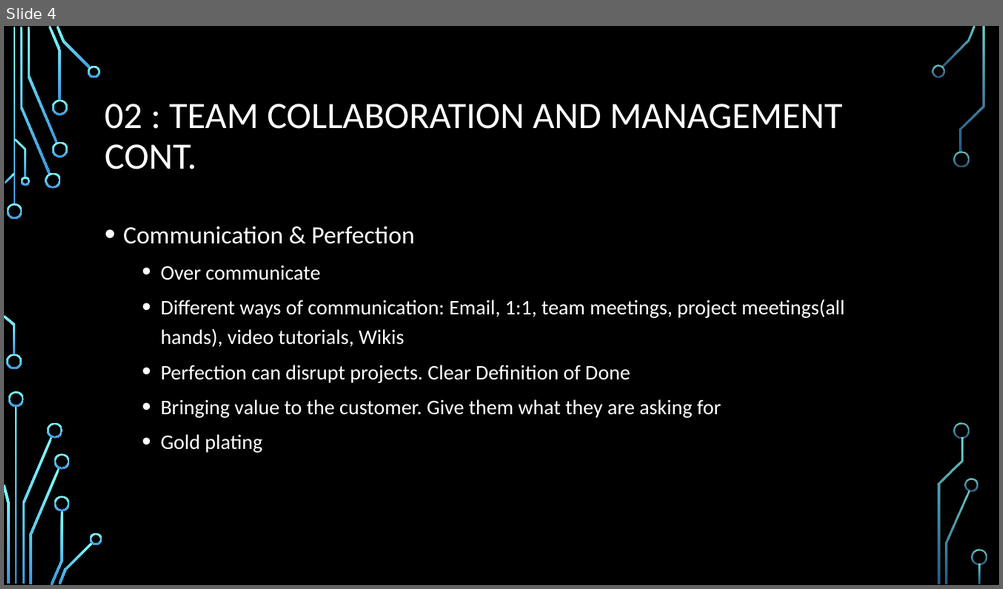
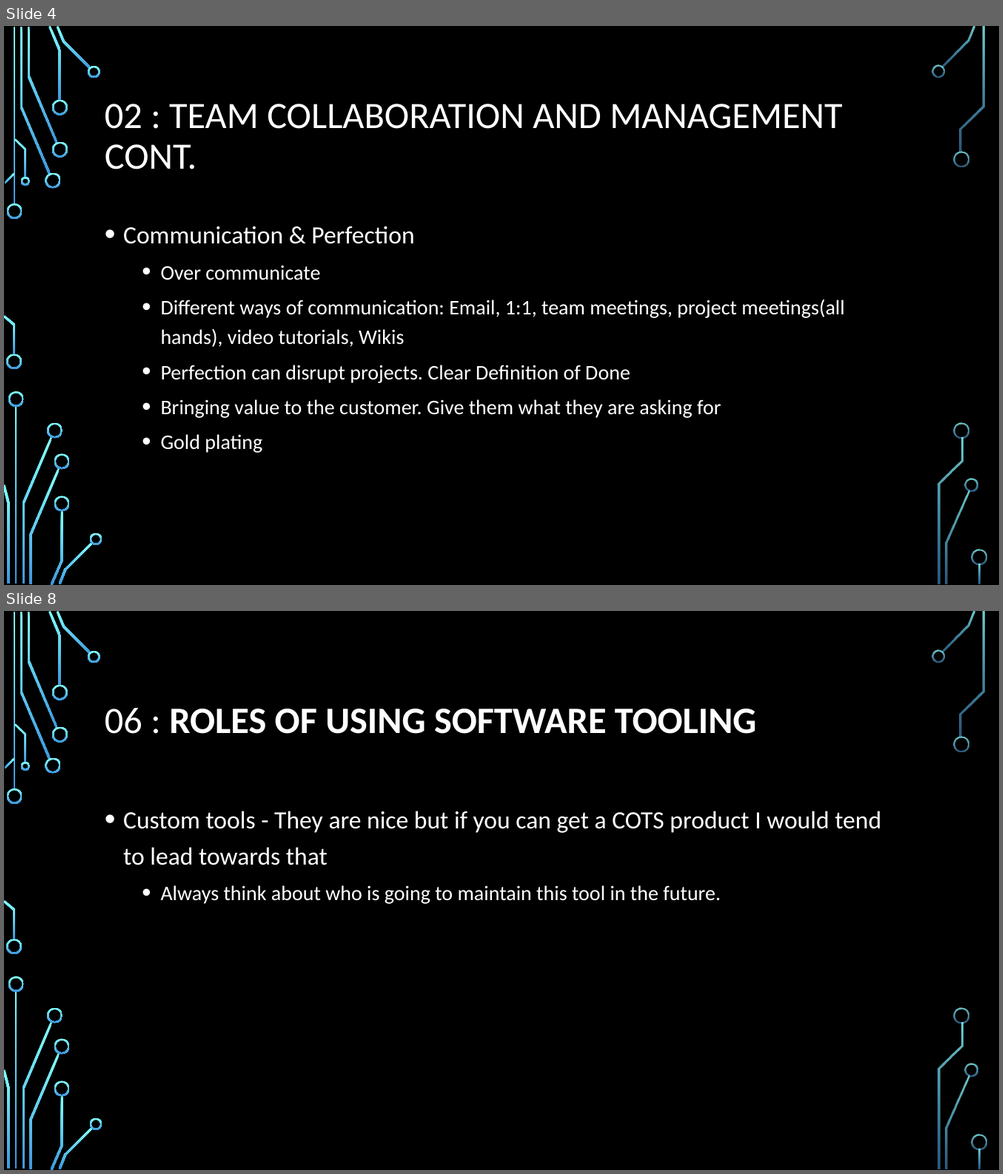
Before and after one commit to AdamCorbinFAUPhD/CEN5035-Software-Engineering, a slide deck: mini_lectures/Mini lectures.pptx. Shown one above the other, each under a label of ours: slide 4 before the commit, slides 4 and 8 after it; the slides between them are not shown. The pictures are 1003x589 and 1003x1174 pixels, drawn with LibreOffice and Linux fonts; fonts in the diff are those of the drawing; background and template pictures are left out. Boxes give left, top, right and bottom in pixels: in the first picture for what was removed or moved away, otherwise in the second. Text is boxed around its words. In the diff, an @@ line names an element or a change of style, - is before the commit and + after.

```diff
--- a/mini_lectures/Mini lectures.pptx
+++ b/mini_lectures/Mini lectures.pptx
@@ slide 8 added at bbox=[4, 611, 999, 1170], background picture (left out); not listed: 36 template elements that a slide beside it also shows @@
@@ title added at bbox=[105, 708, 757, 734], 36 pt, text #FFFFFF, bold @@
+06 : ROLES OF USING SOFTWARE TOOLING
@@ text added at bbox=[123, 811, 881, 904], 24 pt, text #FFFFFF @@
+• Custom tools - They are nice but if you can get a COTS product I would tend to lead towards that
+  • Always think about who is going to maintain this tool in the future.
```
Also in this commit, not shown: 1 slide changed, 3 other slides added.
